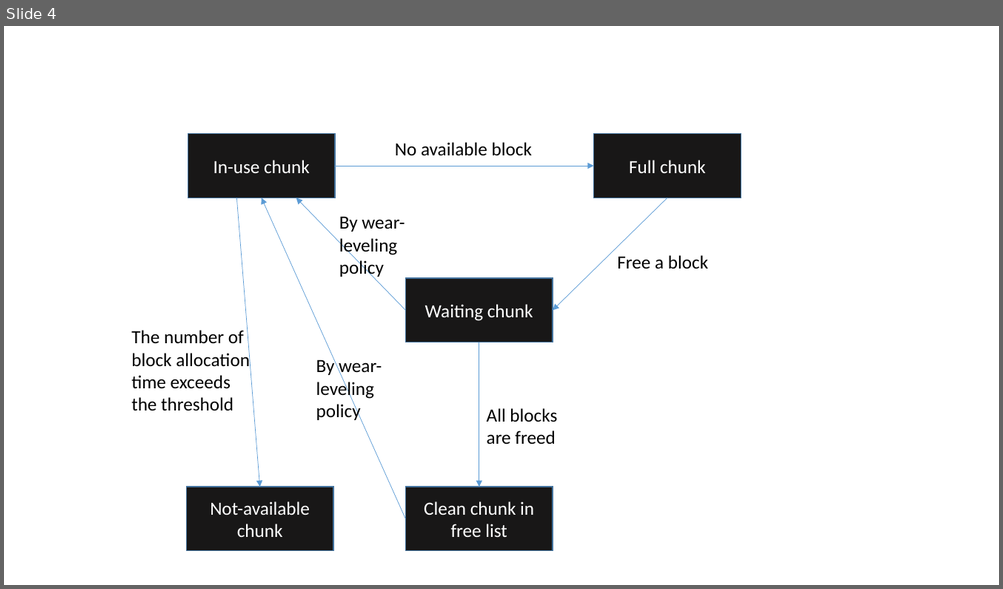
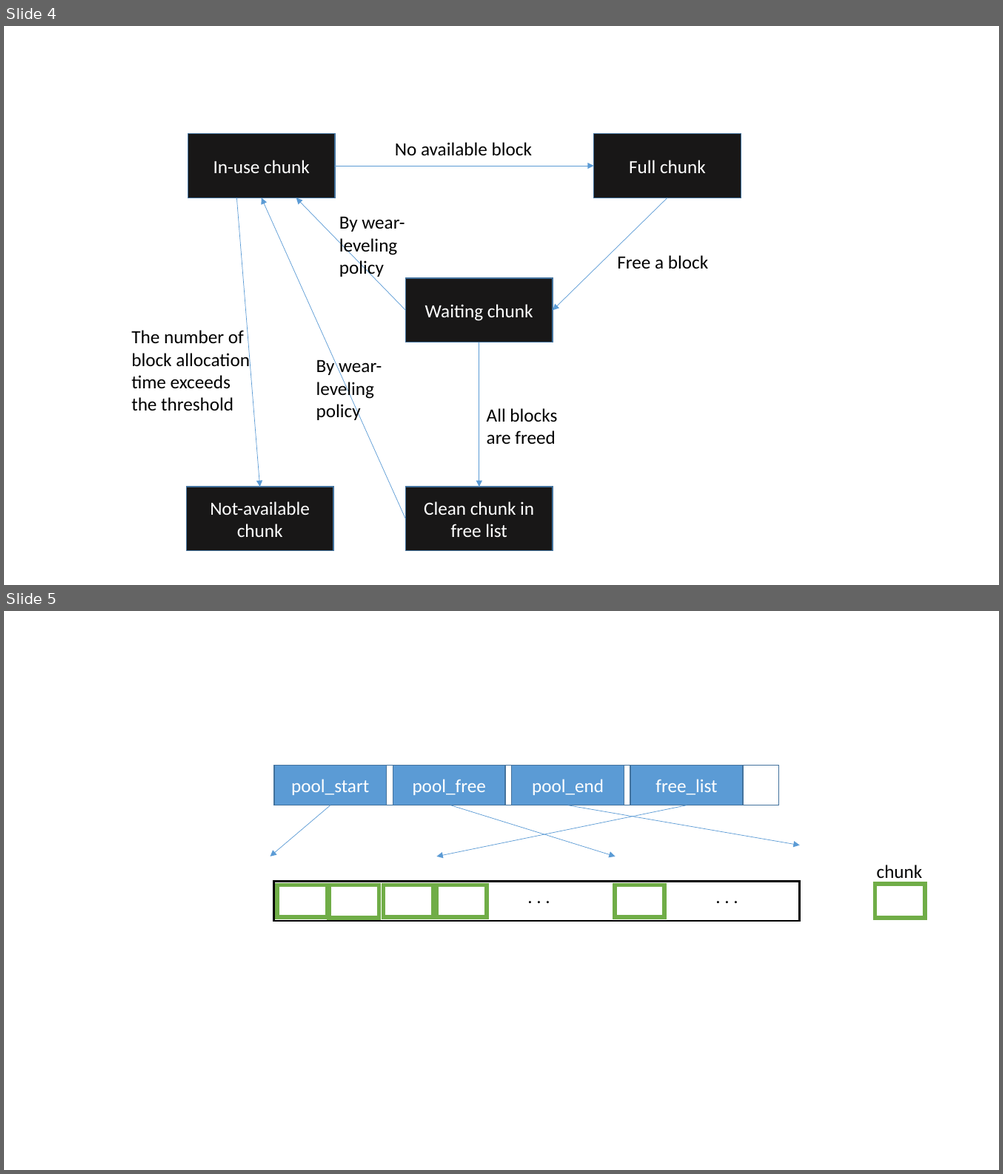
Before and after one commit to zyearn/TCNVMalloc, a slide deck: paper/pic.pptx. Shown one above the other, each under a label of ours: slide 4 before the commit, slides 4 and 5 after it. The pictures are 1003x589 and 1003x1174 pixels, drawn with LibreOffice and Linux fonts; fonts in the diff are those of the drawing. Boxes give left, top, right and bottom in pixels: in the first picture for what was removed or moved away, otherwise in the second. Text is boxed around its words. In the diff, an @@ line names an element or a change of style, - is before the commit and + after.

```diff
--- a/paper/pic.pptx
+++ b/paper/pic.pptx
@@ slide 5 added at bbox=[4, 611, 999, 1170], background #FFFFFF @@
@@ rectangle added at bbox=[274, 766, 779, 806], outline #43739E 1 pt @@
@@ rectangle added at bbox=[274, 766, 387, 806], fill #5B9BD5, outline #43739E 1 pt, 18 pt, text #FFFFFF @@
+pool_start
@@ rectangle added at bbox=[392, 766, 506, 806], fill #5B9BD5, outline #43739E 1 pt, 18 pt, text #FFFFFF @@
+pool_free
@@ rectangle added at bbox=[512, 766, 624, 806], fill #5B9BD5, outline #43739E 1 pt, 18 pt, text #FFFFFF @@
+pool_end
@@ rectangle added at bbox=[630, 766, 743, 806], fill #5B9BD5, outline #43739E 1 pt, 18 pt, text #FFFFFF @@
+free_list
@@ arrow added from (330, 806) to (270, 857), #5B9BD5 0.5 pt @@
@@ arrow added from (687, 806) to (437, 857), #5B9BD5 0.5 pt @@
@@ arrow added from (451, 806) to (615, 857), #5B9BD5 0.5 pt @@
@@ arrow added from (568, 806) to (800, 846), #5B9BD5 0.5 pt @@
@@ text added at bbox=[876, 865, 922, 883], 18 pt, text #000000 @@
+chunk
@@ rectangle added at bbox=[274, 882, 800, 921], outline #000000 2 pt @@
@@ rectangle added at bbox=[277, 886, 327, 917], outline #70AD47 4 pt @@
@@ rectangle added at bbox=[330, 886, 379, 918], outline #70AD47 4 pt @@
@@ rectangle added at bbox=[384, 886, 434, 917], outline #70AD47 4 pt @@
@@ rectangle added at bbox=[437, 886, 486, 917], outline #70AD47 4 pt @@
@@ text added at bbox=[521, 882, 558, 911], 18 pt, text #000000 @@
+. . .
@@ rectangle added at bbox=[614, 886, 664, 917], outline #70AD47 4 pt @@
@@ text added at bbox=[708, 882, 746, 911], 18 pt, text #000000 @@
+. . .
@@ rectangle added at bbox=[875, 884, 925, 918], outline #70AD47 4 pt @@
```
Also in this commit, not shown: 1 other slide added, 1 other file.
